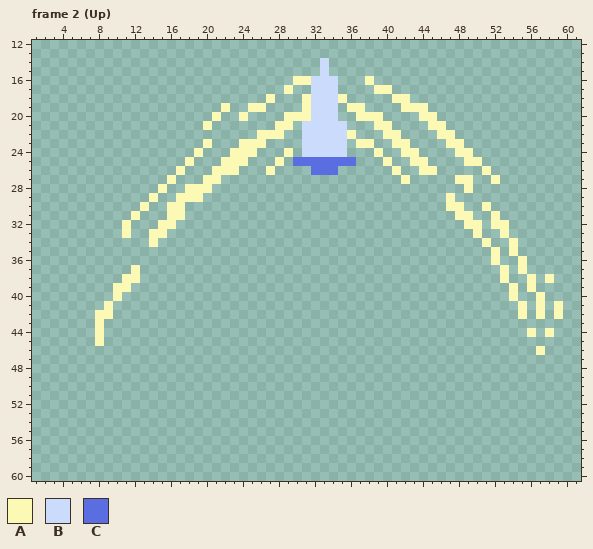
Pixel-art file: _Data/Sword.aseprite. That is the earlier state.
64x64 pixels, 16 frames. Shown: frame 2 (Up): x 1..61, y 12..60. The commit also changed other frames, which this record leaves out.
Visible layers, top first: "FX_Front", "FX_Back".
Palette (. is transparent): A #fcf9b5  B #cbdbfc  C #5b6ee1
Pixels before, frame 2 (Up) (only the part around the change), first column x 20:
12 .............................
13 .............................
14 .............B...............
15 .............B...............
16 ..........AABBB...A..........
17 .........A..BBB....AA........
18 .......A...ABBBA.....AA......
19 ..A..AA....ABBB.AA....AAA....
20 .A..A....AAABBB..AAA....AA...
21 A.......AA.BBBBB...AA....AA..
22 ......AAA..BBBBBA...AA....AA.
23 A...AAA....BBBBB.AA..AA....AA
24 ...AAA...A.BBBBB...A..AA....A
25 ..AAA...A.CCCCCCC...A..AA....
26 .AAA...A....CCC......A..AA...
27 AA....................A.....A
28 A............................
29 ...........................A.
30 ...........................AA
31 ............................A
32 .............................
33 .............................
34 .............................
35 .............................
The result:
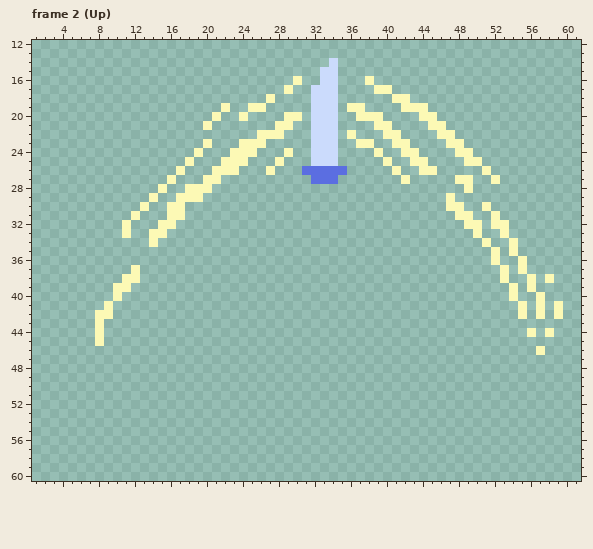
Change:
Frame 2 (Up), layer "FX_Back":
y 14: x 33..34 B. -> .B
y 15: x 34 . -> B
y 16: x 31..32 AB -> ..
y 18: x 31 A -> .; x 35 A -> .
y 19..20: x 31 A -> .
y 21..24: x 31 B -> .; x 35 B -> .
y 25: x 30..36 CCCCCCC -> ..BBB..
y 26: x 31 . -> C; x 35 . -> C
y 27: x 32..34 ... -> CCC
